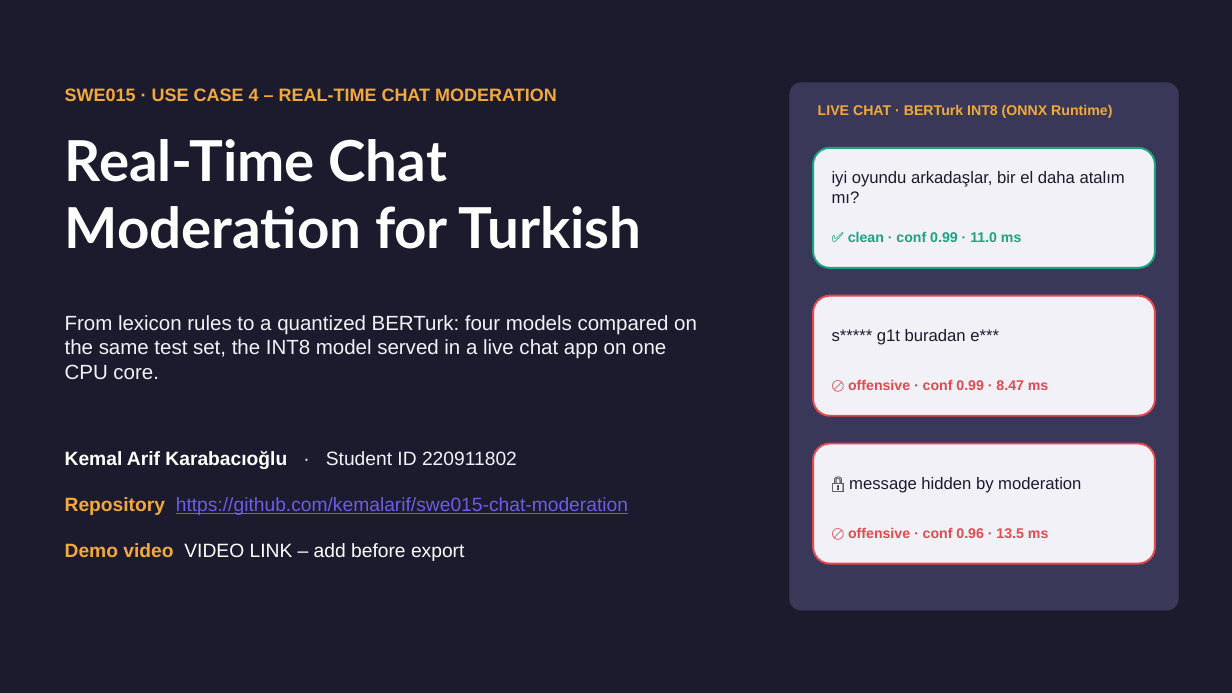
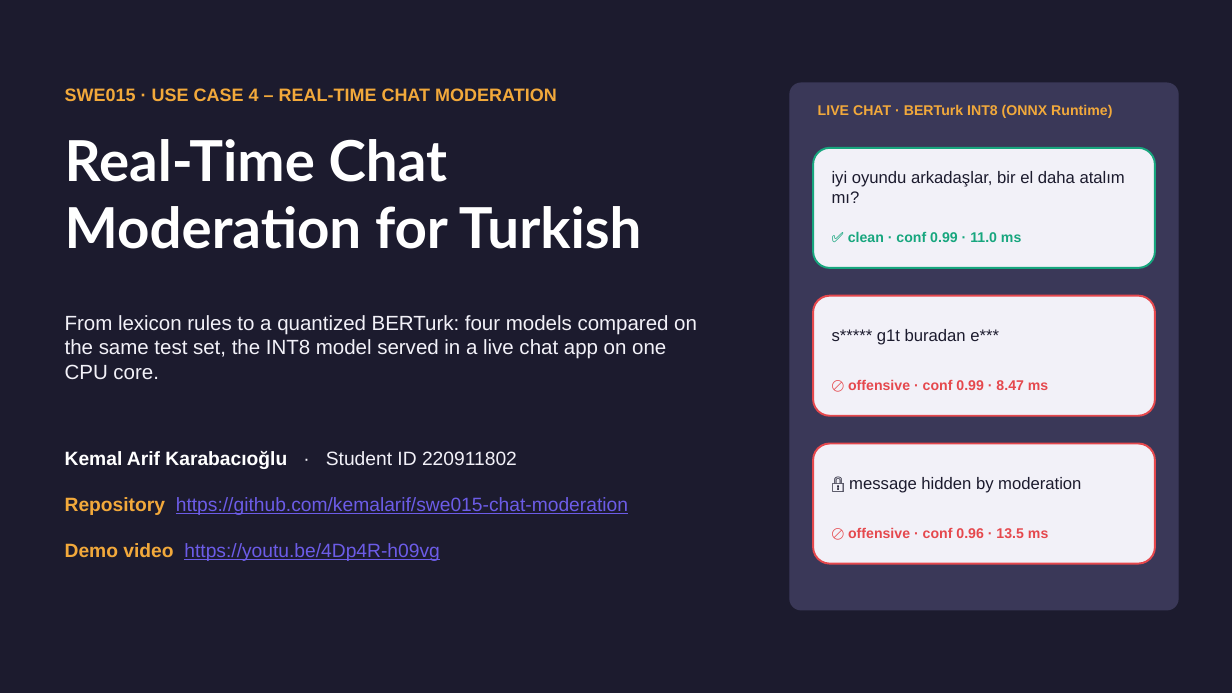
Before and after one commit to kemalarif/swe015-chat-moderation, a slide deck: slide 1 of slides/SWE015_ChatModeration.pptx. Drawn at 1232x693 pixels with LibreOffice and Linux fonts; fonts in the diff are those of the drawing. Boxes give left, top, right and bottom in pixels: in the first picture for what was removed or moved away, otherwise in the second. Text is boxed around its words. In the diff, an @@ line names an element or a change of style, - is before the commit and + after.

```diff
--- a/slides/SWE015_ChatModeration.pptx
+++ b/slides/SWE015_ChatModeration.pptx
@@ text at box(65, 543, 439, 561): text changed; text colour #FFFFFF to #6C5CE7 @@
-Demo video VIDEO LINK – add before export
+Demo video https://youtu.be/4Dp4R-h09vg
```
Also in this commit, not shown: 1 other file.
